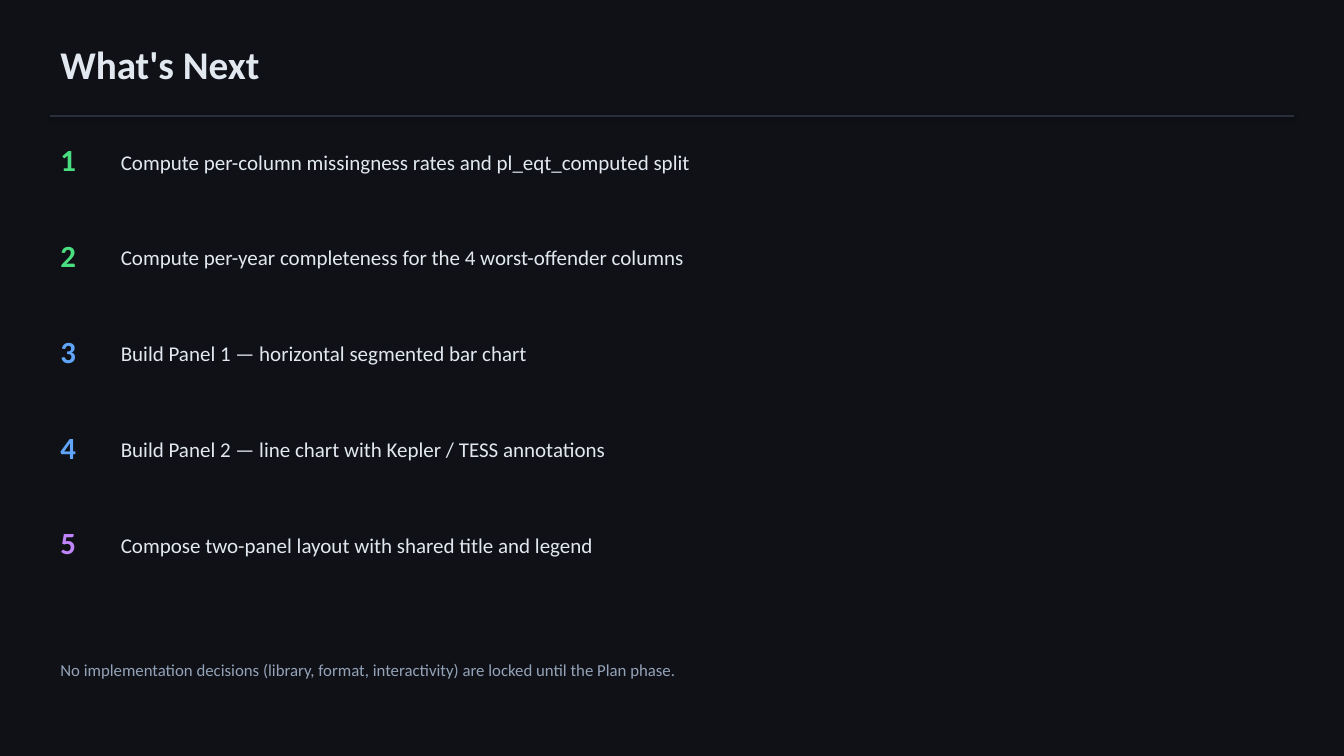
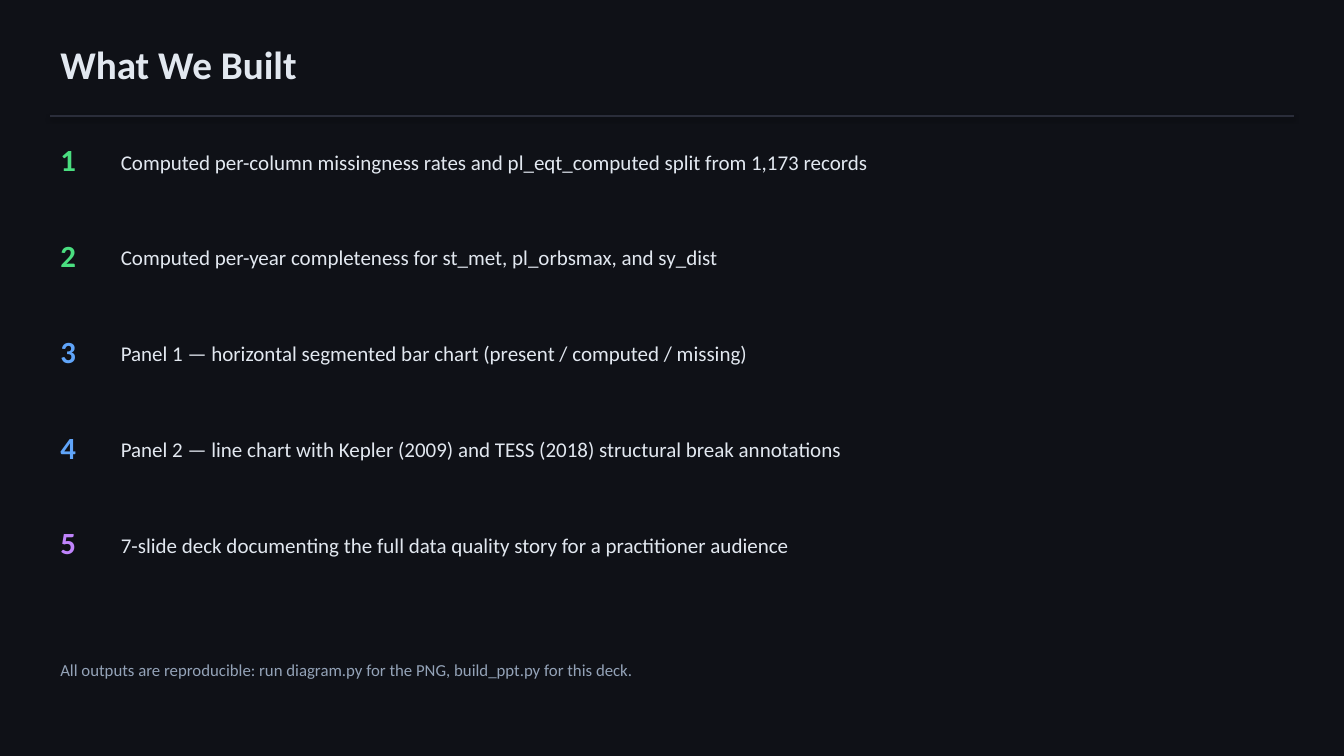
Before and after one commit to JohnCSMoodys/Demo2, a slide deck: slide 7 of exoplanet_data_quality_audit.pptx. Drawn at 1344x756 pixels with LibreOffice and Linux fonts; fonts in the diff are those of the drawing. Boxes give left, top, right and bottom in pixels: in the first picture for what was removed or moved away, otherwise in the second. Text is boxed around its words. In the diff, an @@ line names an element or a change of style, - is before the commit and + after.

```diff
--- a/exoplanet_data_quality_audit.pptx
+++ b/exoplanet_data_quality_audit.pptx
@@ text at [60, 51, 297, 80]: text changed @@
-What's Next
+What We Built
@@ text at [121, 155, 867, 174]: text changed @@
-Compute per-column missingness rates and pl_eqt_computed split
+Computed per-column missingness rates and pl_eqt_computed split from 1,173 records
@@ text at [121, 250, 717, 269]: text changed @@
-Compute per-year completeness for the 4 worst-offender columns
+Computed per-year completeness for st_met, pl_orbsmax, and sy_dist
@@ text at [121, 346, 747, 365]: text changed @@
-Build Panel 1 — horizontal segmented bar chart
+Panel 1 — horizontal segmented bar chart (present / computed / missing)
@@ text at [121, 442, 841, 461]: text changed @@
-Build Panel 2 — line chart with Kepler / TESS annotations
+Panel 2 — line chart with Kepler (2009) and TESS (2018) structural break annotations
@@ text at [121, 538, 788, 557]: text changed @@
-Compose two-panel layout with shared title and legend
+7-slide deck documenting the full data quality story for a practitioner audience
@@ text at [60, 664, 632, 679]: text changed @@
-No implementation decisions (library, format, interactivity) are locked until the Plan phase.
+All outputs are reproducible: run diagram.py for the PNG, build_ppt.py for this deck.
```
Also in this commit, not shown: 4 other files.
